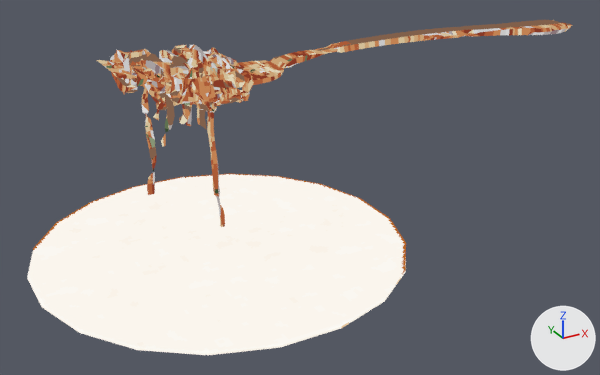
The glTF model public/models/lowpix/figures/sampuru/fork.glb, before and after one commit.
Camera for both pictures: a 50 mm lens placed at (-20.4, -48.6, 29.0), pointed at (6.3, -0.1, 4.8). Every picture has the same lights, and +X, +Y and +Z are marked at lower right. The picture after the commit comes second. Where no turn or scale is listed for an object, it has been applied to the vertices. Vertices at exactly the same position are counted once.

Objects in the first picture: 'mesh', 'plate'.
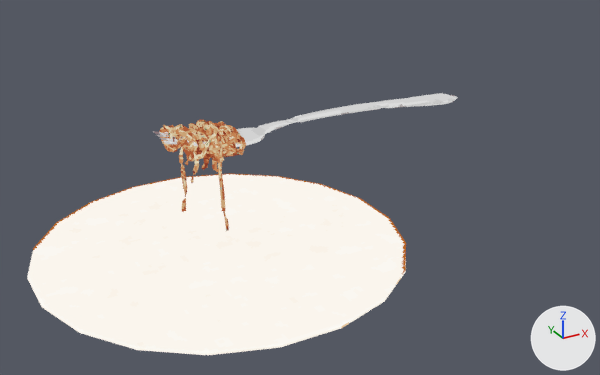
ob_model_pasta is not drawn itself; it is the parent of ob_mesh.

Location of each change, (x1, y1, x2, y2) in pixels of the pictures (600 x 375 px):
```json
{"object": "mesh", "change": "surface changed, moved, rescaled", "before": [97, 20, 573, 227], "after": [152, 93, 458, 231], "on screen": "36% narrower, 33% shorter"}
```

Scene script edits in JSON lines:
```json
{"block": "me_mesh", "where": "me_mesh.from_pydata(...)  # 1809 vertices, 4992 faces; spans x -1.0..1.0, y -0.19..0.19, z -0.37..0.37"}
{"block": "me_mesh", "where": "# used by ob_mesh; location = (0.0, 0.0, 7.156); scale = (19.2, 19.2, 19.2)"}
{"block": "me_mesh", "change": "me_mesh part 1: texture (UV) coordinates of 4992 of 4992 faces, centred in x -0.99..0.99, y -0.19..0.19, z -0.37..0.37, changed; they spanned u 0.0..1.0, v 0.28..1.0 and now span u 0.0..1.0, v 0.19..1.0"}
{"op": "set", "path": "ob_model_pasta.location", "old": "(12.0, 0.0, 1.884)", "new": "(8.0, 0.0, 1.884)"}
{"op": "set", "path": "ob_mesh.location", "old": "(0.0, 0.0, 7.156)", "new": "(0.0, 0.0, 4.526)"}
{"op": "set", "path": "ob_mesh.scale", "old": "(19.2, 19.2, 19.2)", "new": "(12.1, 12.1, 12.1)"}
```
